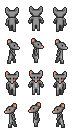
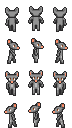
Revision of a layered 72px x 128px image; what changed, layer by layer:
added layer "eyes" above "head" over 9, 44, 63, 111
painted on "head" over 9, 44, 63, 111
